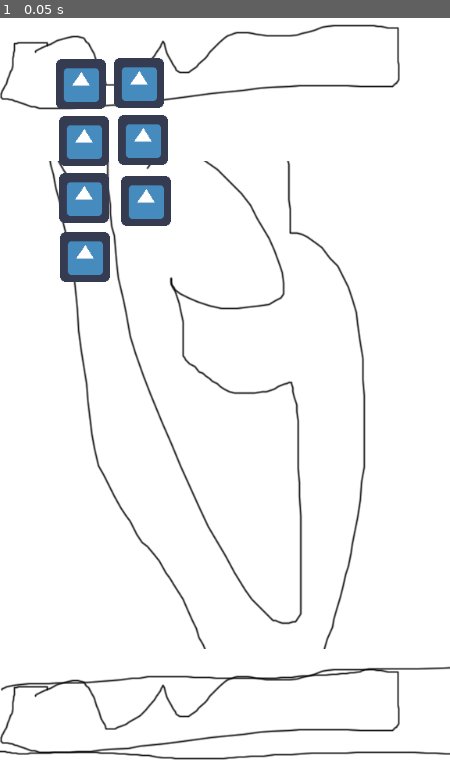
Above: before the commit, frame 1.
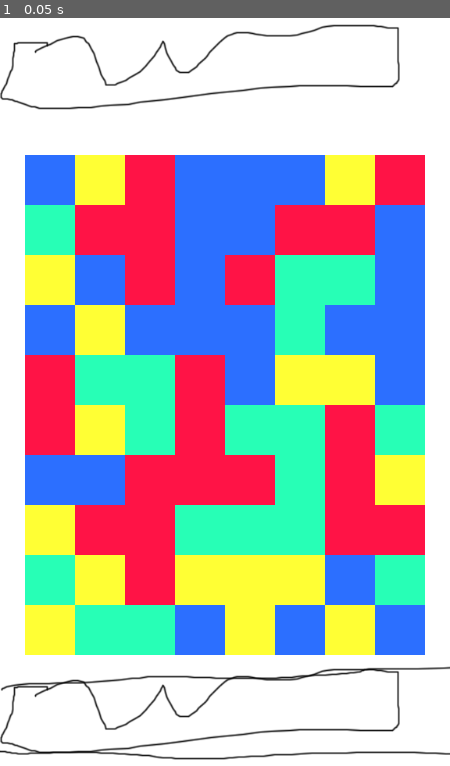
Above: after the commit, the same moment.

Repository: daivan/LineAttack
Game: Godot game, scene res://scenes/game.tscn
The game is run twice, just before and just after one commit, with the same random seed, the same clock (stepped at 60 frames per second) and the same inputs. The project has no main scene, so this scene is started directly. The engine's default icon, where the game draws it, is replaced by a stand-in: a white triangle on a blue panel in a dark square.
Inputs:
- Up to frame 1 (0.05 s): no input

The runs differ from the first frame. In frame 1, 62% of the frame differs, in the area x 5-95%, y 5-86%.

Commit message:
Spawned pieces

Diff:
--- a/Piece.tscn
+++ /dev/null
@@ -1,5 +0,0 @@
-[gd_scene format=2]
-
-[node name="piece" type="Node2D"]
-
-[node name="Sprite" type="Sprite" parent="."]
--- /dev/null
+++ b/Scripts/Piece.gd
@@ -0,0 +1,12 @@
+extends Node2D
+
+export (String) var color;
+
+# Called when the node enters the scene tree for the first time.
+func _ready():
+	pass # Replace with function body.
+
+
+# Called every frame. 'delta' is the elapsed time since the previous frame.
+#func _process(delta):
+#	pass
--- /dev/null
+++ b/Scripts/grid.gd
@@ -0,0 +1,55 @@
+extends Node2D
+
+
+# Grid variables
+export (int) var width;
+export (int) var height;
+export (int) var x_start;
+export (int) var y_start;
+export (int) var offset;
+
+var possible_pieces = [
+	preload("res://scenes/yellow_piece.tscn"),
+	preload("res://scenes/blue_piece.tscn"),
+	preload("res://scenes/green_piece.tscn"),
+	preload("res://scenes/red_piece.tscn")
+];
+
+
+var all_pieces = [];
+
+# Called when the node enters the scene tree for the first time.
+func _ready():
+	all_pieces = make_2d_array();
+	spawn_pieces();
+
+
+func make_2d_array():
+	var array = [];
+	for i in width:
+		array.append([]);
+		for j in height:
+			array[i].append(null);
+
+	return array;
+
+func spawn_pieces():
+	for i in width:
+		for j in height:
+			# chhose a random number and store it
+			var rand = floor(rand_range(0, possible_pieces.size()));
+			# instance that piece from the array
+			var piece = possible_pieces[rand].instance();
+			add_child(piece);
+			piece.position = grid_to_pixel(i, j);
+
+
+func grid_to_pixel(column, row):
+	var new_x = x_start + offset * column;
+	var new_y = y_start + -offset * row;
+	return Vector2(new_x, new_y);
+
+
+# Called every frame. 'delta' is the elapsed time since the previous frame.
+#func _process(delta):
+#	pass
--- /dev/null
+++ b/scenes/Piece.tscn
@@ -0,0 +1,8 @@
+[gd_scene load_steps=2 format=2]
+
+[ext_resource path="res://Scripts/Piece.gd" type="Script" id=1]
+
+[node name="piece" type="Node2D"]
+script = ExtResource( 1 )
+
+[node name="Sprite" type="Sprite" parent="."]
--- /dev/null
+++ b/scenes/blue_piece.tscn
@@ -0,0 +1,10 @@
+[gd_scene load_steps=3 format=2]
+
+[ext_resource path="res://art/pieces/blue.png" type="Texture" id=1]
+[ext_resource path="res://scenes/Piece.tscn" type="PackedScene" id=2]
+
+
+[node name="blue_piece" instance=ExtResource( 2 )]
+
+[node name="Sprite" parent="." index="0"]
+texture = ExtResource( 1 )
--- a/scenes/game.tscn
+++ b/scenes/game.tscn
@@ -3,7 +3,7 @@
 [ext_resource path="res://art/bottom_ui.png" type="Texture" id=1]
 [ext_resource path="res://art/top_ui.png" type="Texture" id=2]
 [ext_resource path="res://art/background.png" type="Texture" id=3]
-[ext_resource path="res://tile.tscn" type="PackedScene" id=4]
+[ext_resource path="res://Scripts/grid.gd" type="Script" id=4]
 
 [node name="game_window" type="Node2D"]
 
@@ -32,23 +32,10 @@
 "_edit_use_anchors_": false
 }
 
-[node name="tile" parent="." instance=ExtResource( 4 )]
-position = Vector2( 104, 101 )
-
-[node name="tile2" parent="." instance=ExtResource( 4 )]
-position = Vector2( 178, 100 )
-
-[node name="tile3" parent="." instance=ExtResource( 4 )]
-position = Vector2( 107, 174 )
-
-[node name="tile5" parent="." instance=ExtResource( 4 )]
-position = Vector2( 107, 247 )
-
-[node name="tile6" parent="." instance=ExtResource( 4 )]
-position = Vector2( 187, 251 )
-
-[node name="tile7" parent="." instance=ExtResource( 4 )]
-position = Vector2( 109, 322 )
-
-[node name="tile4" parent="." instance=ExtResource( 4 )]
-position = Vector2( 183, 173 )
+[node name="grid" type="Node2D" parent="."]
+script = ExtResource( 4 )
+width = 8
+height = 10
+x_start = 64
+y_start = 800
+offset = 64
--- /dev/null
+++ b/scenes/green_piece.tscn
@@ -0,0 +1,10 @@
+[gd_scene load_steps=3 format=2]
+
+[ext_resource path="res://art/pieces/green.png" type="Texture" id=1]
+[ext_resource path="res://scenes/Piece.tscn" type="PackedScene" id=2]
+
+[node name="green_piece" instance=ExtResource( 2 )]
+color = "green"
+
+[node name="Sprite" parent="." index="0"]
+texture = ExtResource( 1 )
--- /dev/null
+++ b/scenes/red_piece.tscn
@@ -0,0 +1,10 @@
+[gd_scene load_steps=3 format=2]
+
+[ext_resource path="res://art/pieces/red.png" type="Texture" id=1]
+[ext_resource path="res://scenes/Piece.tscn" type="PackedScene" id=2]
+
+[node name="red_piece" instance=ExtResource( 2 )]
+color = "red"
+
+[node name="Sprite" parent="." index="0"]
+texture = ExtResource( 1 )
--- /dev/null
+++ b/scenes/yellow_piece.tscn
@@ -0,0 +1,10 @@
+[gd_scene load_steps=3 format=2]
+
+[ext_resource path="res://scenes/Piece.tscn" type="PackedScene" id=1]
+[ext_resource path="res://art/pieces/yellow.png" type="Texture" id=2]
+
+[node name="yellow_piece" instance=ExtResource( 1 )]
+color = "yellow"
+
+[node name="Sprite" parent="." index="0"]
+texture = ExtResource( 2 )
--- a/tile.tscn
+++ /dev/null
@@ -1,8 +0,0 @@
-[gd_scene load_steps=2 format=2]
-
-[ext_resource path="res://icon.png" type="Texture" id=1]
-
-[node name="tile" type="Node2D"]
-
-[node name="Sprite" type="Sprite" parent="."]
-texture = ExtResource( 1 )
--- a/title.tscn
+++ /dev/null
@@ -1,13 +0,0 @@
-[gd_scene format=2]
-
-[node name="title" type="Node2D"]
-
-[node name="Label" type="Label" parent="."]
-margin_left = 507.0
-margin_top = 256.0
-margin_right = 578.0
-margin_bottom = 270.0
-text = "Start Game"
-__meta__ = {
-"_edit_use_anchors_": false
-}
